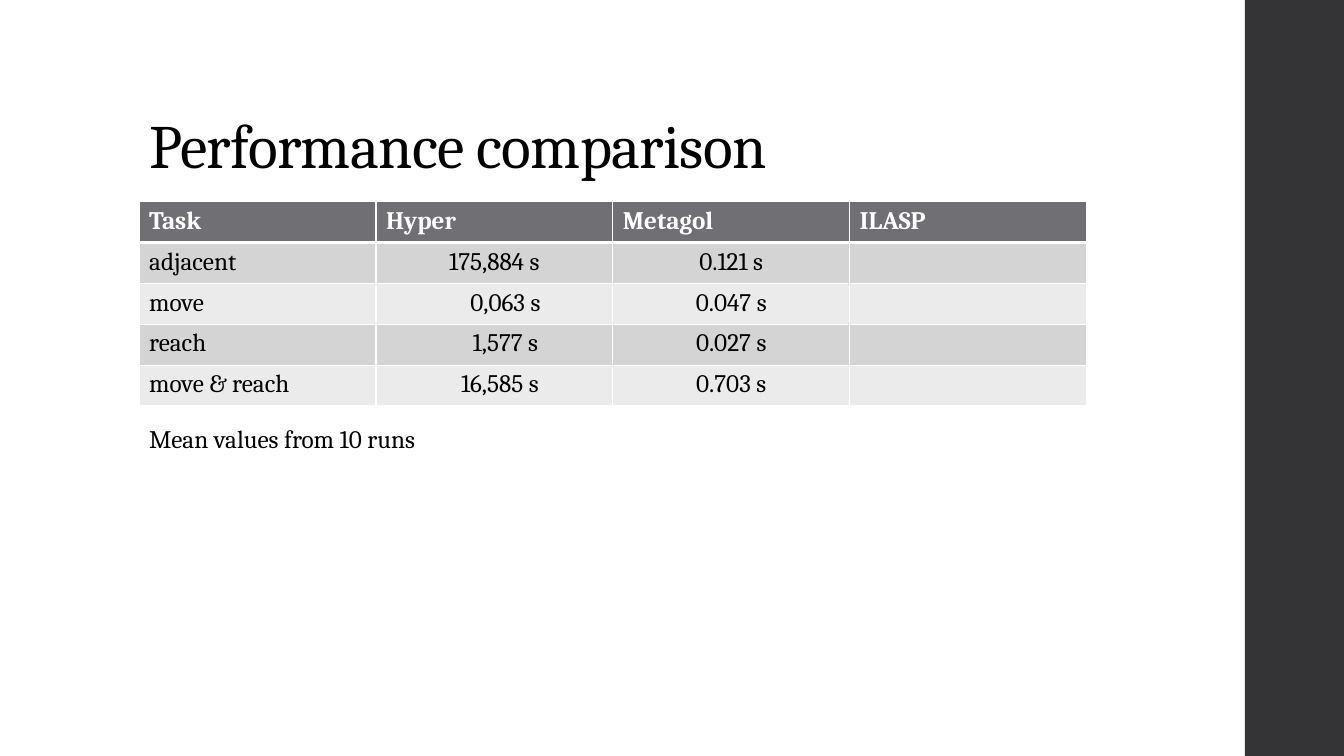
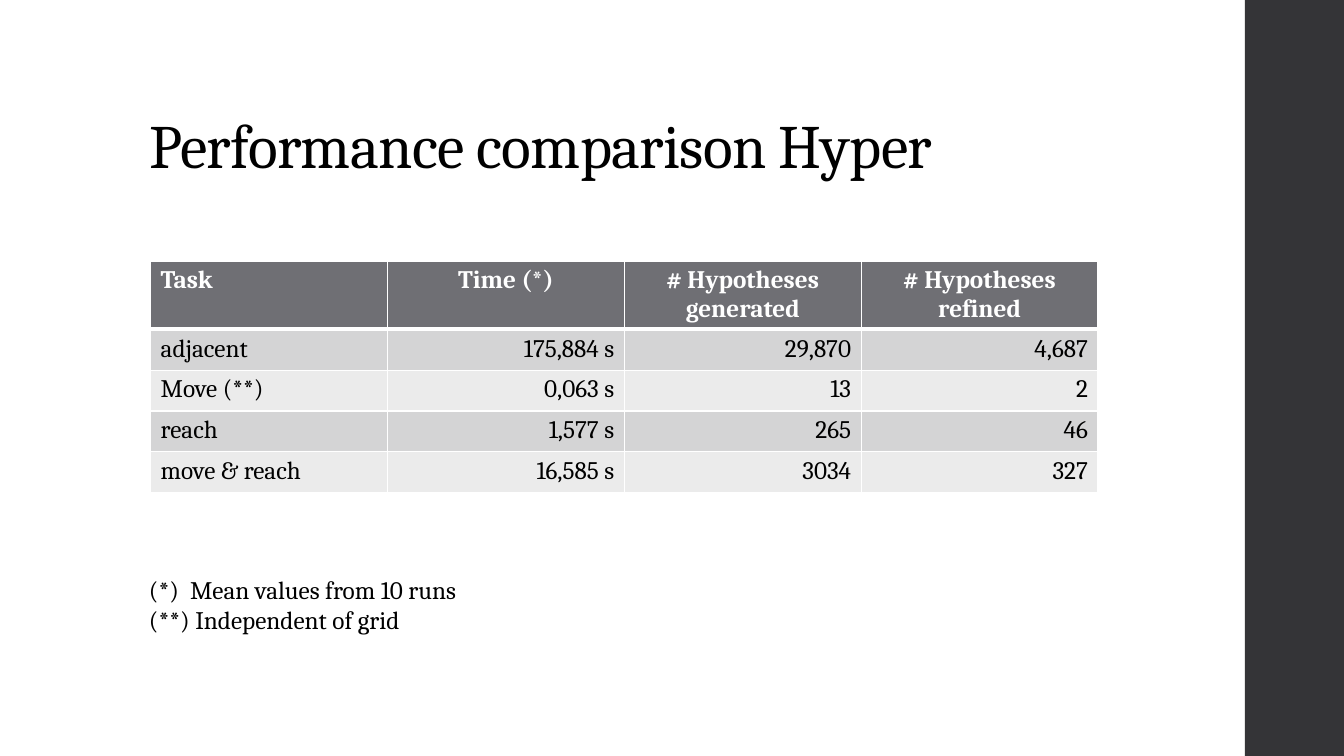
Before and after one commit to Alex-Dell1/ATAI_Maze_Project, a slide deck: slide 12 of ATAI_Presentation Hyper.pptx (slide 13 before the commit). Drawn at 1344x756 pixels with LibreOffice and Linux fonts; fonts in the diff are those of the drawing. Boxes give left, top, right and bottom in pixels: in the first picture for what was removed or moved away, otherwise in the second. Text is boxed around its words. In the diff, an @@ line names an element or a change of style, - is before the commit and + after.

```diff
--- a/ATAI_Presentation Hyper.pptx
+++ b/ATAI_Presentation Hyper.pptx
@@ title at (x1=149, y1=124, x2=932, y2=181): text changed @@
-Performance comparison
+Performance comparison Hyper
@@ table at (x1=150, y1=261, x2=1098, y2=495) @@
-row 1: Task | Hyper | Metagol | ILASP
+row 1: Task | Time (*) | # Hypotheses generated | # Hypotheses refined
-row 2, column 3: 0.121 s
+row 2, column 3: 29,870
-row 2, column 4: 
+row 2, column 4: 4,687
-row 3: move | 0,063 s | 0.047 s | 
+row 3: Move (**) | 0,063 s | 13 | 2
-row 4, column 3: 0.027 s
+row 4, column 3: 265
-row 4, column 4: 
+row 4, column 4: 46
-row 5, column 3: 0.703 s
+row 5, column 3: 3034
-row 5, column 4: 
+row 5, column 4: 327
@@ alignment centre to right @@
@@ table resized from (x1=139, y1=202, x2=1087, y2=406) to (x1=150, y1=261, x2=1098, y2=495) @@
@@ text at (x1=190, y1=581, x2=456, y2=635): text changed @@
-Mean values from 10 runs
+(*) Mean values from 10 runs
+(**) Independent of grid
```
